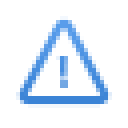
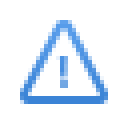
Layer changes from the first (128, 128) image to the second:
painted on "200% icon-blue@2x.png, icon-blue.png" over (x1=16, y1=16, x2=112, y2=108)
